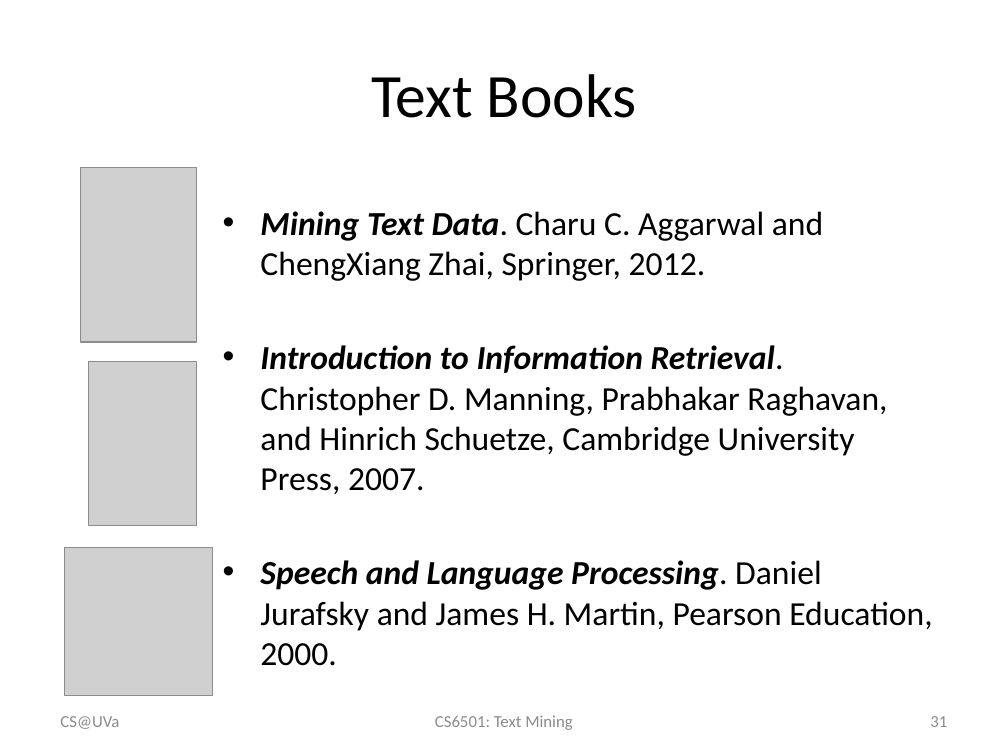
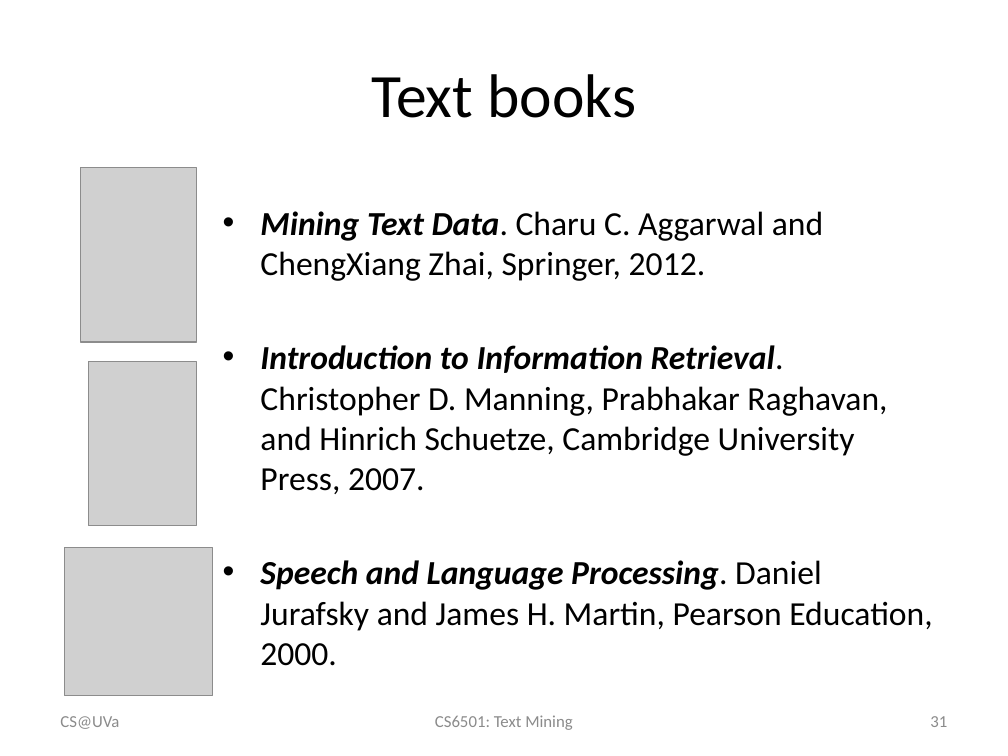
Before and after one commit to wang296/CS6501-Text-Mining, a slide deck: slide 31 of docs/IntroductionToTextMining.pptx. Drawn at 1008x756 pixels with LibreOffice and Linux fonts; fonts in the diff are those of the drawing; grey boxes stand for pictures. Boxes give left, top, right and bottom in pixels: in the first picture for what was removed or moved away, otherwise in the second. Text is boxed around its words. In the diff, an @@ line names an element or a change of style, - is before the commit and + after.

```diff
--- a/docs/IntroductionToTextMining.pptx
+++ b/docs/IntroductionToTextMining.pptx
@@ title at <box>372,74,636,118</box>: text changed @@
-Text Books
+Text books
```
Also in this commit, not shown: 1 other slide changed, 2 other files.
